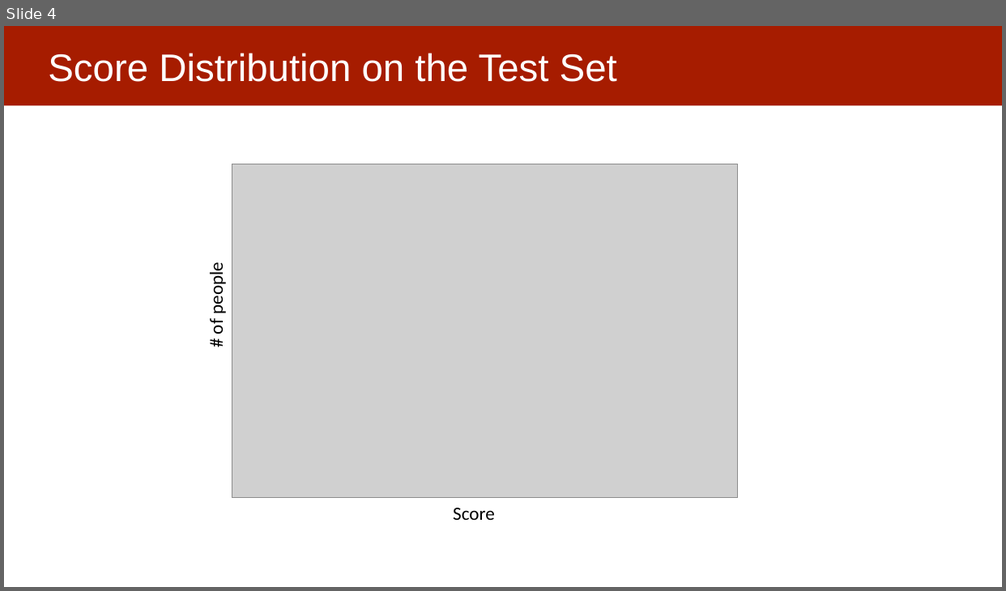
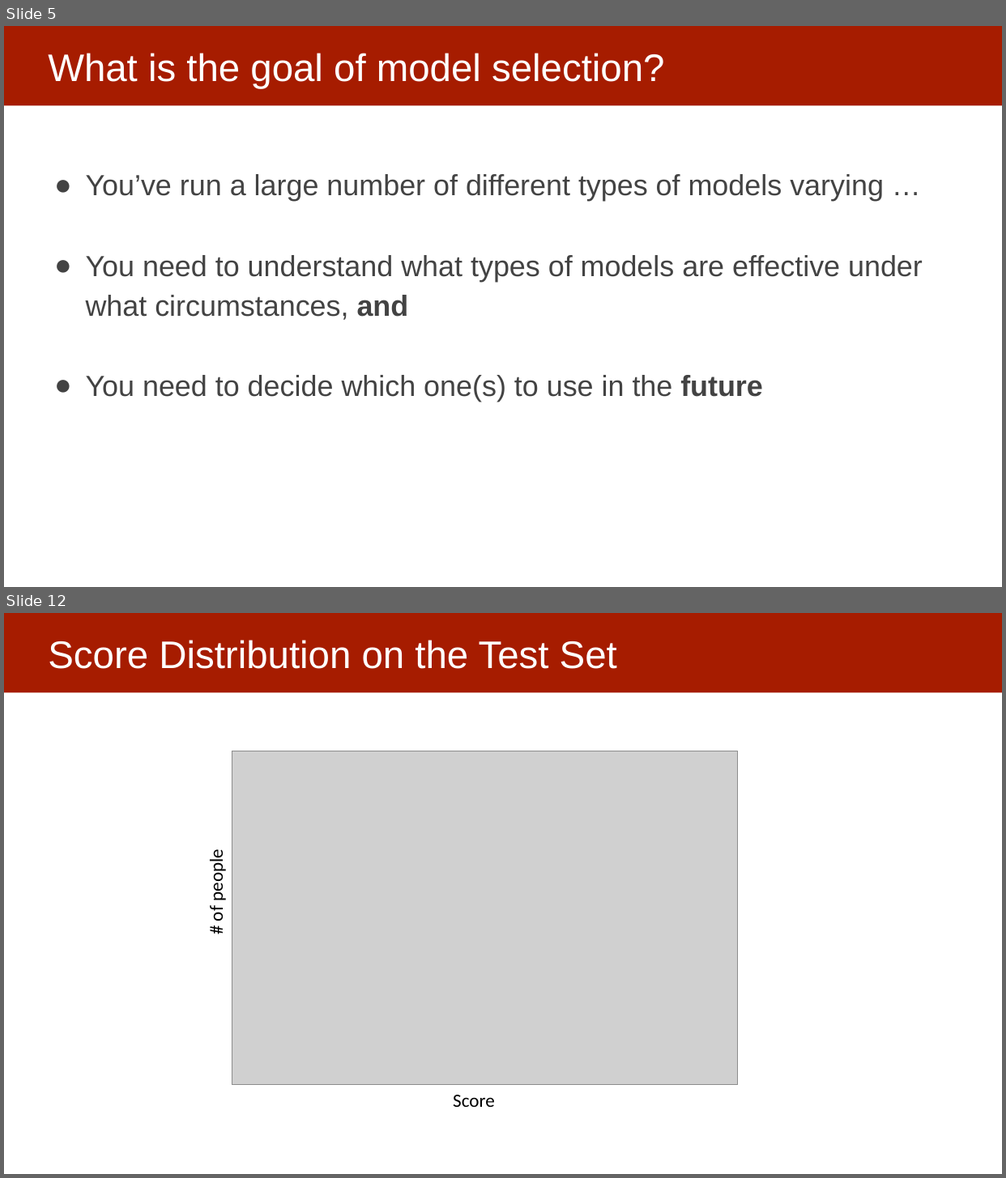
Before and after one commit to dssg/mlforpublicpolicylab, a slide deck: 06 - Performance and Evaluation Pt 1/Model Selection and Validation - Part I.pptx. Shown one above the other, each under a label of ours: slide 4 before the commit, slides 5 and 12 after it; the slides between them are not shown. The pictures are 1006x591 and 1006x1178 pixels, drawn with LibreOffice and Linux fonts; fonts in the diff are those of the drawing; grey boxes stand for pictures. Boxes give left, top, right and bottom in pixels: in the first picture for what was removed or moved away, otherwise in the second. Text is boxed around its words. In the diff, an @@ line names an element or a change of style, - is before the commit and + after.

```diff
--- a/06 - Performance and Evaluation Pt 1/Model Selection and Validation - Part I.pptx
+++ b/06 - Performance and Evaluation Pt 1/Model Selection and Validation - Part I.pptx
@@ slide 5 added at [4,26,1002,587], background #FFFFFF; not listed: 1 template element that a slide beside it also shows @@
@@ title added at [48,53,664,89], 37 pt, text #FFFFFF @@
+What is the goal of model selection?
@@ text added at [86,174,923,402], 28 pt, text #434343 @@
+● You’ve run a large number of different types of models varying …
+● You need to understand what types of models are effective under what circumstances, and
+● You need to decide which one(s) to use in the future
@@ what was slide 4 is now slide 12 @@
```
Also in this commit, not shown: 3 slides changed, 8 other slides added, 1 slide removed.
